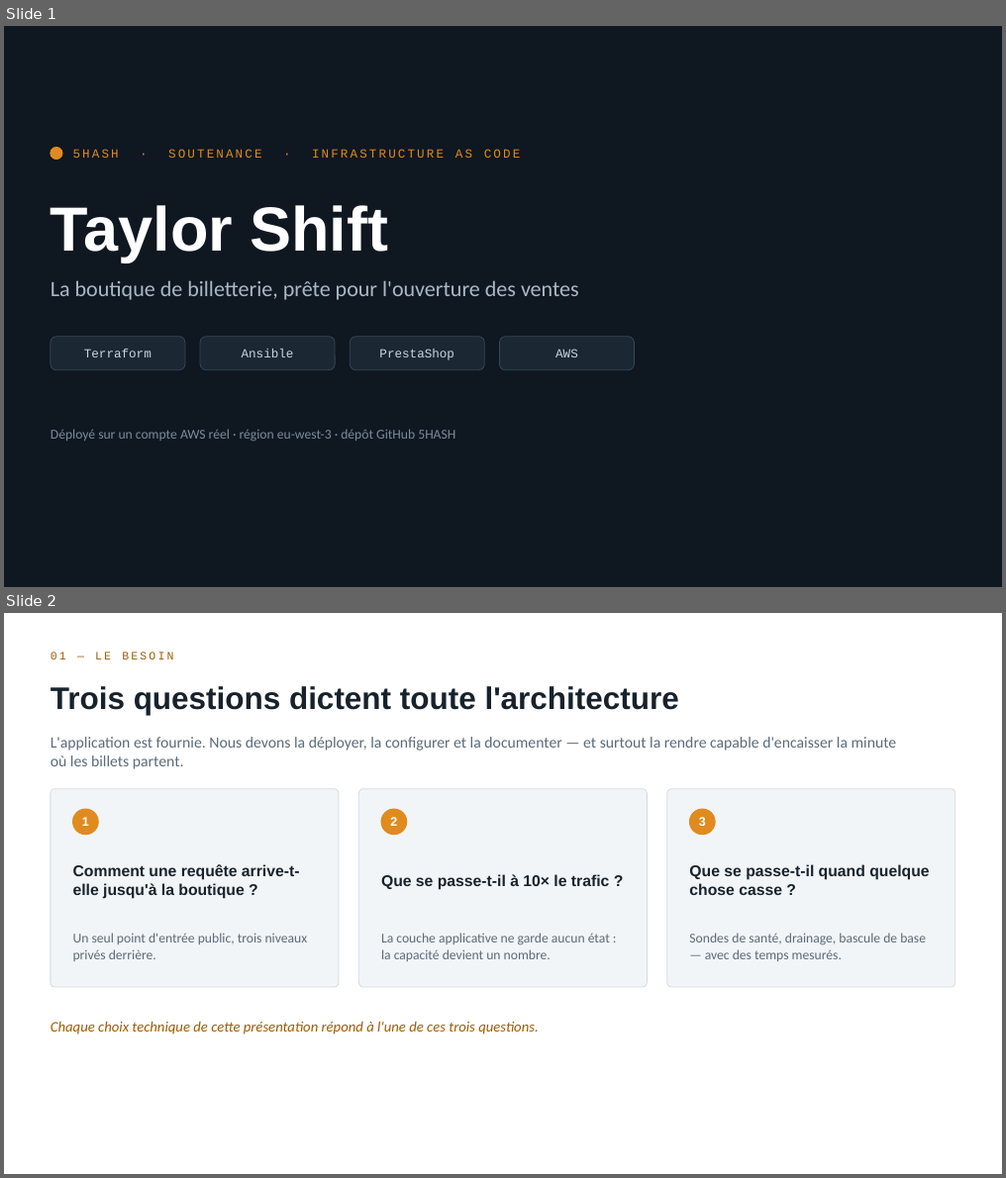
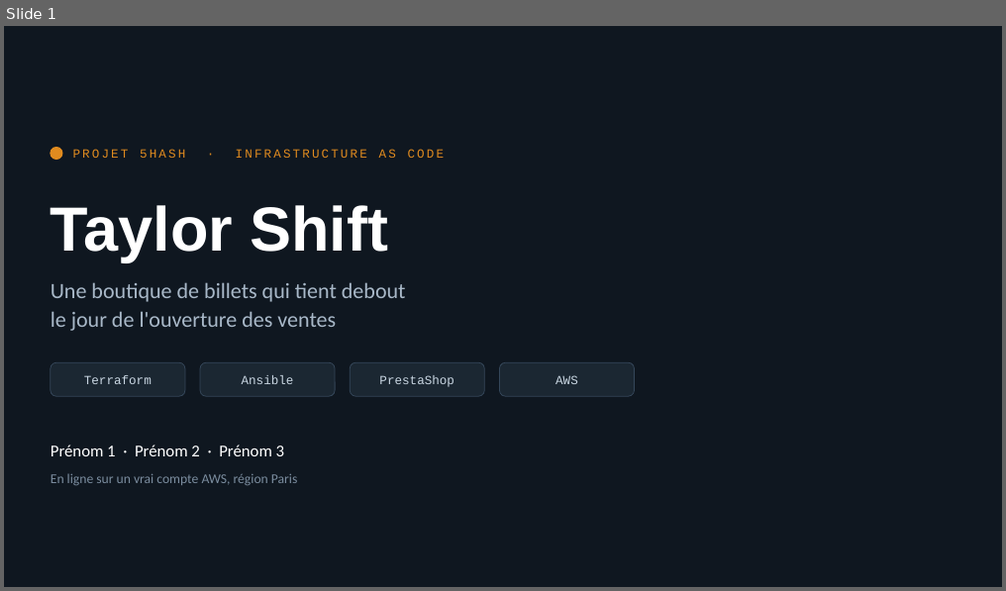
Before and after one commit to rayenebnt/5HASH, a slide deck: docs/soutenance-5hash.pptx. Shown one above the other, each under a label of ours: slides 1 and 2 before the commit, slide 1 after it. The pictures are 1006x1178 and 1006x591 pixels, drawn with LibreOffice and Linux fonts; fonts in the diff are those of the drawing. Boxes give left, top, right and bottom in pixels: in the first picture for what was removed or moved away, otherwise in the second. Text is boxed around its words. In the diff, an @@ line names an element or a change of style, - is before the commit and + after.

```diff
--- a/docs/soutenance-5hash.pptx
+++ b/docs/soutenance-5hash.pptx
@@ slide 2 removed at <box>4,613,1002,1174</box>, background #FFFFFF @@
@@ text removed at <box>51,652,173,660</box> @@
-01 — LE BESOIN
@@ text removed at <box>51,686,679,715</box> @@
-Trois questions dictent toute l'architecture
@@ text removed at <box>51,737,897,769</box> @@
-L'application est fournie. Nous devons la déployer, la configurer et la documenter — et surtout la rendre capable d'encaisser la minute où les billets partent.
@@ rounded rectangle removed at <box>51,789,339,987</box> @@
@@ rounded rectangle removed at <box>358,789,648,987</box> @@
@@ rounded rectangle removed at <box>667,789,955,987</box> @@
@@ ellipse removed at <box>73,809,98,835</box> @@
@@ text removed at <box>82,817,89,826</box> @@
-1
@@ ellipse removed at <box>381,809,407,835</box> @@
@@ text removed at <box>390,817,397,826</box> @@
-2
@@ ellipse removed at <box>690,809,715,835</box> @@
@@ text removed at <box>699,817,706,826</box> @@
-3
@@ text removed at <box>73,864,300,899</box> @@
-Comment une requête arrive-t-elle jusqu'à la boutique ?
@@ text removed at <box>381,874,609,890</box> @@
-Que se passe-t-il à 10× le trafic ?
@@ text removed at <box>689,864,929,895</box> @@
-Que se passe-t-il quand quelque chose casse ?
@@ text removed at <box>73,933,308,961</box> @@
-Un seul point d'entrée public, trois niveaux privés derrière.
@@ text removed at <box>381,933,610,961</box> @@
-La couche applicative ne garde aucun état : la capacité devient un nombre.
@@ text removed at <box>689,933,926,961</box> @@
-Sondes de santé, drainage, bascule de base — avec des temps mesurés.
@@ text removed at <box>51,1021,538,1035</box> @@
-Chaque choix technique de cette présentation répond à l'une de ces trois questions.
@@ slide 1 changed as well @@
@@ text at <box>73,149,445,158</box>: text changed @@
-5HASH · SOUTENANCE · INFRASTRUCTURE AS CODE
+PROJET 5HASH · INFRASTRUCTURE AS CODE
@@ text at <box>51,282,406,331</box>: text changed @@
-La boutique de billetterie, prête pour l'ouverture des ventes
+Une boutique de billets qui tient debout
+le jour de l'ouverture des ventes
@@ 4 texts, 4 rounded rectangles: place and size @@
-4 texts, 4 rounded rectangles at <box>51,337,635,371</box>
+4 texts, 4 rounded rectangles at <box>51,363,635,396</box>
@@ text at <box>51,445,284,457</box>: text changed; size 13 to 16 pt; text colour #7A8C9E to #FFFFFF @@
-Déployé sur un compte AWS réel · région eu-west-3 · dépôt GitHub 5HASH
+Prénom 1 · Prénom 2 · Prénom 3
@@ text added at <box>51,473,298,485</box>, 13 pt, text #7A8C9E @@
+En ligne sur un vrai compte AWS, région Paris
```
Also in this commit, not shown: 6 other slides changed, 5 slides added, 4 other slides removed, 2 other files.
